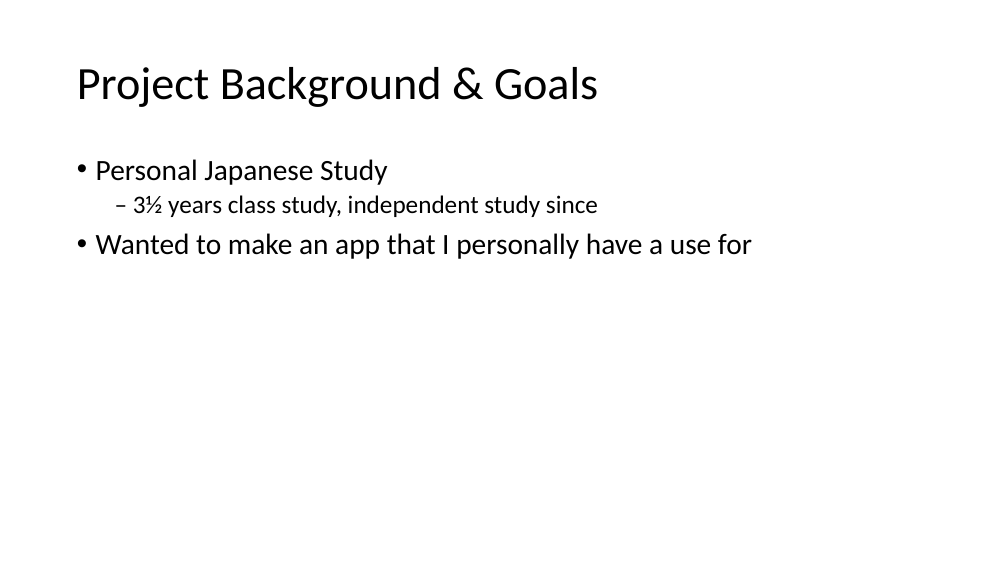
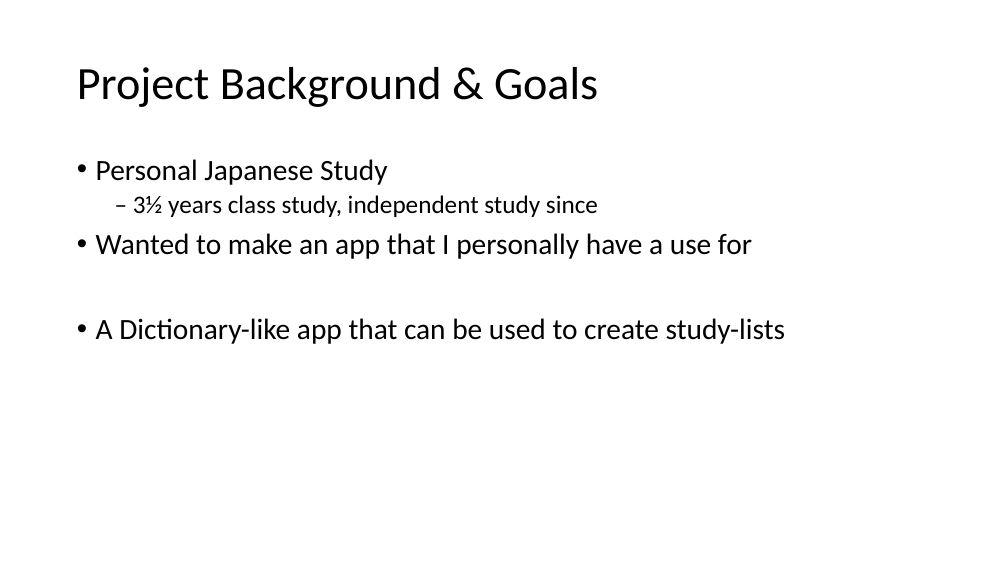
Before and after one commit to ReschAndrewJ/Senior-Design-2023_24, a slide deck: slide 2 of SpringSlideDeck.pptx. Drawn at 1008x567 pixels with LibreOffice and Linux fonts; fonts in the diff are those of the drawing. Boxes give left, top, right and bottom in pixels: in the first picture for what was removed or moved away, otherwise in the second. Text is boxed around its words. In the diff, an @@ line names an element or a change of style, - is before the commit and + after.

```diff
--- a/SpringSlideDeck.pptx
+++ b/SpringSlideDeck.pptx
@@ text at bbox=[96, 318, 785, 344]: paragraph added @@
+• A Dictionary-like app that can be used to create study-lists
```
Also in this commit, not shown: 3 other slides changed.
